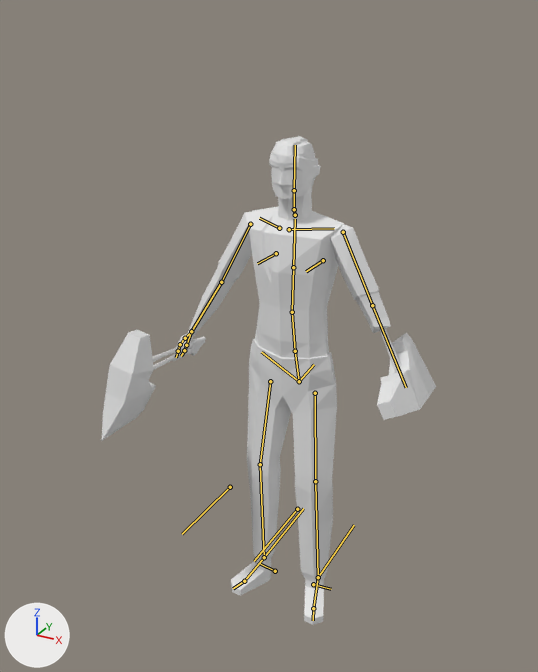
An edit to the Blender file salemstalker/Assets/3D/charatermodel/lumberjack.blend, drawn before and after from the same camera.
Before and after are seen from a 50 mm lens placed at (1.13, -2.22, 2.25), pointed at (-0.03, -0.12, 1.2). Lighting does not change. The marker at lower left points along +X, +Y and +Z. The bones that bend it are drawn over the model as lines.

Names of what the first picture shows: 'arms', 'axe', 'axe_arm', 'body', 'head', 'skeleton'.
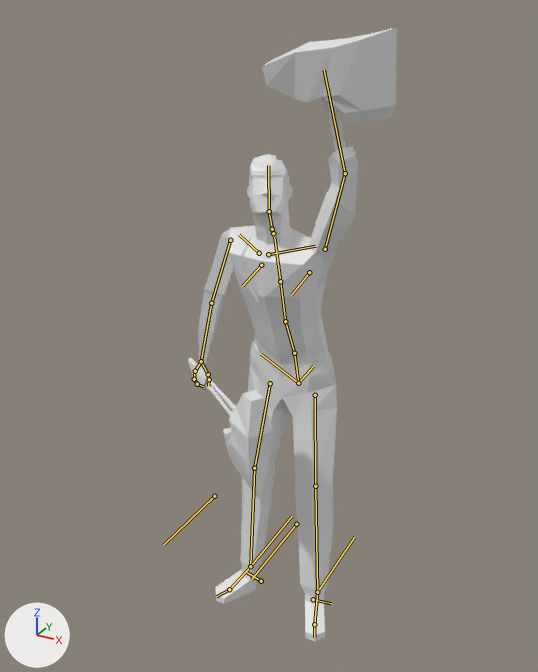
The newer file adds an action. The first version stands in its rest pose; the second is drawn at frame 23 of the action 'recharge'.

Changed parts and their boxes (x1, y1, x2, y2) in the pictures (538 x 672 px):
'body', posed (8% wider): before (231, 206, 344, 625); after (215, 225, 337, 641)
'axe_arm', posed (127% wider, 11% taller): before (377, 333, 436, 420); after (262, 28, 397, 125)
'arms', posed (25% narrower, 65% taller): before (172, 212, 391, 361); after (193, 146, 358, 392)
'axe', posed (18% narrower, 29% taller): before (102, 330, 206, 441); after (188, 358, 273, 501)
'head', posed: before (269, 136, 321, 221); after (247, 154, 293, 245)
'skeleton', posed: before (379, 328, 402, 373); after (322, 96, 346, 152)
bone 'spine', root to tip: before (299, 381) to (295, 351); after (298, 383) to (294, 353)
bone 'spine.001', root to tip: before (295, 351) to (292, 312); after (294, 353) to (285, 321)
bone 'spine.006', root to tip: before (294, 190) to (295, 145); after (269, 211) to (268, 165)
bone 'upper_arm.L', root to tip: before (250, 224) to (221, 282); after (230, 240) to (211, 303)
bone 'forearm.L', root to tip: before (221, 282) to (191, 331); after (211, 303) to (201, 361)
bone 'hand.L', root to tip: before (191, 331) to (185, 338); after (201, 361) to (195, 371)
bone 'hand.L.003', root to tip: before (185, 338) to (180, 344); after (195, 371) to (194, 379)
bone 'hand.L.002', root to tip: before (178, 351) to (176, 357); after (197, 384) to (203, 386)
bone 'upper_arm.R', root to tip: before (343, 232) to (372, 305); after (325, 249) to (345, 173)
bone 'forearm.R', root to tip: before (372, 305) to (406, 387); after (345, 173) to (324, 70)
bone 'foot.L', root to tip: before (264, 557) to (244, 581); after (250, 566) to (229, 589)
bone 'foot.R', root to tip: before (318, 577) to (313, 608); after (317, 592) to (314, 624)
bone 'shin.R.001', root to tip: before (318, 577) to (354, 525); after (317, 592) to (354, 537)
bone 'shin.L.001', root to tip: before (264, 557) to (303, 508); after (250, 566) to (292, 516)

The edits, one by one:
Bone 'spine' (bone_spine) moves from (0.0, 0.0, 0.0) to (0.003, 0.0, 0.01).
Bone 'spine.001' (bone_spine_001) turns from (0, 0, 0) to (16, 0, 0) degrees about its own x, y and z.
Bone 'spine.006' (bone_spine_006) turns from (0, 0, 0) to (-44, 27, -6) degrees about its own x, y and z.
Bone 'upper_arm.L' (bone_upper_arm_l) turns from (0, 0, 0) to (-1, -51, -12) degrees about its own x, y and z.
Bone 'forearm.L' (bone_forearm_l) turns from (0, 0, 0) to (2, -3, -6) degrees about its own x, y and z.
Bone 'hand.L' (bone_hand_l) turns from (0, 0, 0) to (-8, -1, 11) degrees about its own x, y and z.
Bone 'hand.L.003' (bone_hand_l_003) turns from (0, 0, 0) to (10, 4, -16) degrees about its own x, y and z.
Bone 'hand.L.002' (bone_hand_l_002) turns from (0, 0, 0) to (12, 7, -25) degrees about its own x, y and z.
Bone 'upper_arm.R' (bone_upper_arm_r) turns from (0, 0, 0) to (-146, 15, 41) degrees about its own x, y and z.
Bone 'forearm.R' (bone_forearm_r) turns from (0, 0, 0) to (-6, 0, 23) degrees about its own x, y and z.
Bone 'foot.L' (bone_foot_l) turns from (0, 0, 0) to (4, -2, 1) degrees about its own x, y and z.
Bone 'foot.R' (bone_foot_r) turns from (0, 0, 0) to (5, 1, 0) degrees about its own x, y and z.
Bone 'shin.R.001' (bone_shin_r_001) moves from (0.0, 0.0, 0.0) to (0.035, -0.079, -0.001).
Bone 'shin.L.001' (bone_shin_l_001) moves from (0.0, 0.0, 0.0) to (-0.021, -0.079, 0.0).
